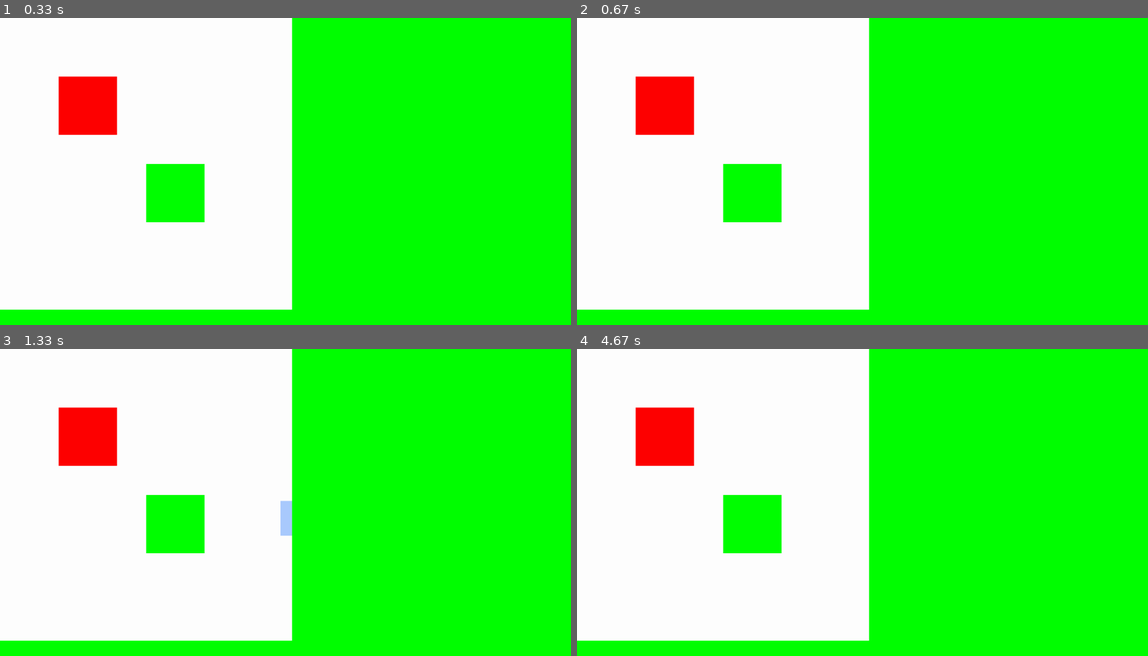
Above: before the commit, frames 1-4 (two rows, left to right).
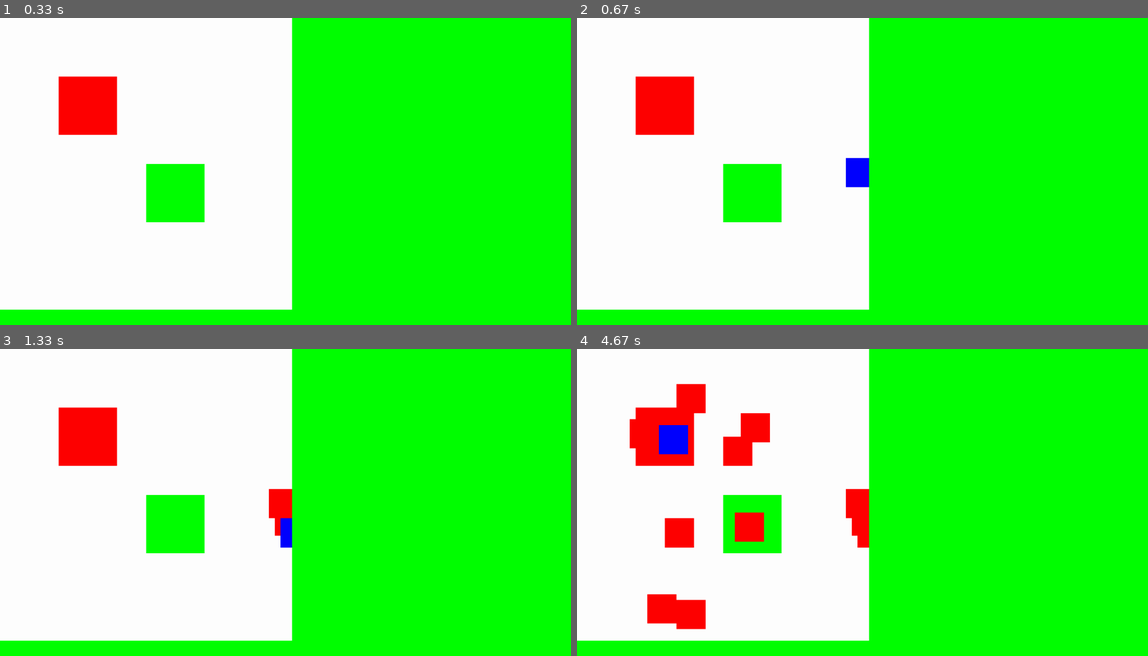
Above: after the commit, the same moments.

Repository: SimonXVB/Pixit
Game: pygame game, started from main.py
Same seed, same stepped clock (60 frames per second), same inputs: the game is played once before the commit and once after it.
Inputs (mouse positions are in pixels of both pictures, inside the frame that each line leads up to):
- Up to frame 1 (0.33 s): no input
- Up to frame 2 (0.67 s): click (862, 171) at 0.38 s
- Up to frame 3 (1.33 s): tap C at 0.67 s; press the mouse at (285, 502) at 1.03 s; move the mouse to (291, 517) at 1.13 s; release the mouse at (291, 536) at 1.27 s
- Up to frame 4 (4.67 s): right-click (771, 401) at 1.38 s; click (645, 434) at 1.72 s; click (674, 533) at 2.05 s; click (691, 401) at 2.38 s; click (736, 447) at 2.72 s; click (691, 616) at 3.05 s; click (748, 527) at 3.38 s; click (754, 428) at 3.72 s; click (662, 609) at 4.05 s; click (674, 438) at 4.38 s

Frame 1 is identical in both runs. In frame 2, 0.4% of the frame differs, in the area x 47-52%, y 45-56%; in frame 3, 0.7%; in frame 4, 4.7%, in the area x 9-52%, y 11-92%.

Commit message:
initial undo implementation

Diff:
--- a/Classes/draw.py
+++ b/Classes/draw.py
@@ -58,6 +58,8 @@
         coords = self.get_pixel_coords(event)
 
         if coords:
+            self.canvas.undo_redo.compare_coords(coords["start_x"], coords["start_y"], coords["end_x"], coords["end_y"])
+
             pygame.draw.rect(self.canvas.canvas_surface, "red", (coords["start_x"], coords["start_y"], coords["width"], coords["height"]))
             self.canvas.render_canvas()
 
--- a/Classes/undoRedo.py
+++ b/Classes/undoRedo.py
@@ -0,0 +1,75 @@
+import pygame
+from math import floor
+from typing import TYPE_CHECKING
+import time
+
+def ex_time(func):
+    def wrapper(*args, **kwargs) -> None:
+        s = time.time()
+        func(*args, **kwargs)
+        e = time.time()
+        print(e-s)
+    return wrapper
+
+if TYPE_CHECKING:
+    import canvas
+
+class UndoRedo:
+    def __init__(self, canvas: "canvas.Canvas") -> None:
+        self.canvas = canvas
+
+        self.current_snapshot_coords = {}
+
+        self.undo_list: list = []
+
+    def compare_coords(self, left, top, right, bottom):
+        if not self.current_snapshot_coords:
+            self.current_snapshot_coords = {"left": left,
+                                            "top": top,
+                                            "right": right,
+                                            "bottom": bottom}
+
+        new_left = left if self.current_snapshot_coords["left"] > left else self.current_snapshot_coords["left"]
+        new_top = top if self.current_snapshot_coords["top"] > top else self.current_snapshot_coords["top"]
+        new_right = right if self.current_snapshot_coords["right"] < right else self.current_snapshot_coords["right"]
+        new_bottom = bottom if self.current_snapshot_coords["bottom"] < bottom else self.current_snapshot_coords["bottom"]
+
+        self.current_snapshot_coords = {"left": new_left,
+                                        "top": new_top,
+                                        "right": new_right,
+                                        "bottom": new_bottom}
+
+    def end_snapshot(self):
+        if not self.current_snapshot_coords: return
+
+        snap = self.current_snapshot_coords
+
+        width = snap["right"] - snap["left"]
+        height = snap["bottom"] - snap["top"]
+
+        snapshot = pygame.Surface((width, height))
+        snapshot.blit(self.canvas.canvas_surface, (0, 0), (snap["left"], snap["top"], snap["right"], snap["bottom"]))
+
+        self.undo_list.append({
+            "x": snap["left"],
+            "y": snap["top"],
+            "snapshot": snapshot
+        })
+
+        self.current_snapshot_coords = {}
+
+    def undo(self):
+        if len(self.undo_list) <= 0: return
+
+        self.undo_list.pop()
+        self.canvas.canvas_surface.fill("white")
+
+        for i in range(len(self.undo_list)):
+            el = self.undo_list[i]
+
+            self.canvas.canvas_surface.blit(el["snapshot"], (el["x"], el["y"]))
+
+        self.canvas.render_canvas()
+
+    def redo(self):
+        pass
--- a/canvas.py
+++ b/canvas.py
@@ -1,4 +1,5 @@
 import pygame
+import time
 
 from typing import TYPE_CHECKING
 from math import floor
@@ -6,6 +7,15 @@
 from Classes.select import Select
 from Classes.zoomPan import ZoomPan
 from Classes.draw import Draw
+from Classes.undoRedo import UndoRedo
+
+def ex_time(func):
+    def wrapper(*args, **kwargs) -> None:
+        s = time.time()
+        func(*args, **kwargs)
+        e = time.time()
+        print(e-s)
+    return wrapper
 
 if TYPE_CHECKING:
     from Classes.pasteBox import PasteBox
@@ -24,6 +34,7 @@
         self.draw = Draw(self)
         self.zoom_pan = ZoomPan(self)
         self.select = Select(self)
+        self.undo_redo = UndoRedo(self)
 
         self.base_layer = pygame.Surface(pygame.display.get_surface().get_size())
         self.top_layer = pygame.Surface(pygame.display.get_surface().get_size(), flags=pygame.SRCALPHA)
@@ -71,8 +82,8 @@
                 else:
                     if self.paste_box:
                         self.paste_box.commit_paste()
-                    self.select.begin_select()
-            #self.draw.draw(event)
+                    #self.select.begin_select()
+                    self.draw.draw(event)
         elif event.button == 2:
             self.zoom_pan.begin_pan()
         elif event.button == 3:
@@ -85,9 +96,9 @@
             elif self.paste_box and self.paste_box.is_moving:
                 self.paste_box.move()
             else:
-                self.select.select()
-            # self.draw.cursor(event)
-            # self.draw.draw(event)
+                #self.select.select()
+                self.draw.cursor(event)
+                self.draw.draw(event)
         elif event.buttons == (0, 1, 0):
             self.zoom_pan.pan()
         elif event.buttons == (0, 0, 1):
@@ -95,9 +106,11 @@
             self.draw.delete(event)
         else:
             pass
-            #self.cursor(event)
+            self.draw.cursor(event)
 
     def mouse_up(self):
+        self.undo_redo.end_snapshot()
+
         if self.paste_box:
             self.paste_box.stop_moving()
             self.paste_box.stop_scaling()
@@ -107,6 +120,8 @@
             self.select.copy()
         elif event.key == pygame.K_v and pygame.key.get_mods() & pygame.KMOD_CTRL:
             self.select.paste()
+        elif event.key == pygame.K_z and pygame.key.get_mods() & pygame.KMOD_CTRL:
+            self.undo_redo.undo()
         elif event.key == pygame.K_RETURN:
             if self.paste_box:
                 self.paste_box.commit_paste()
